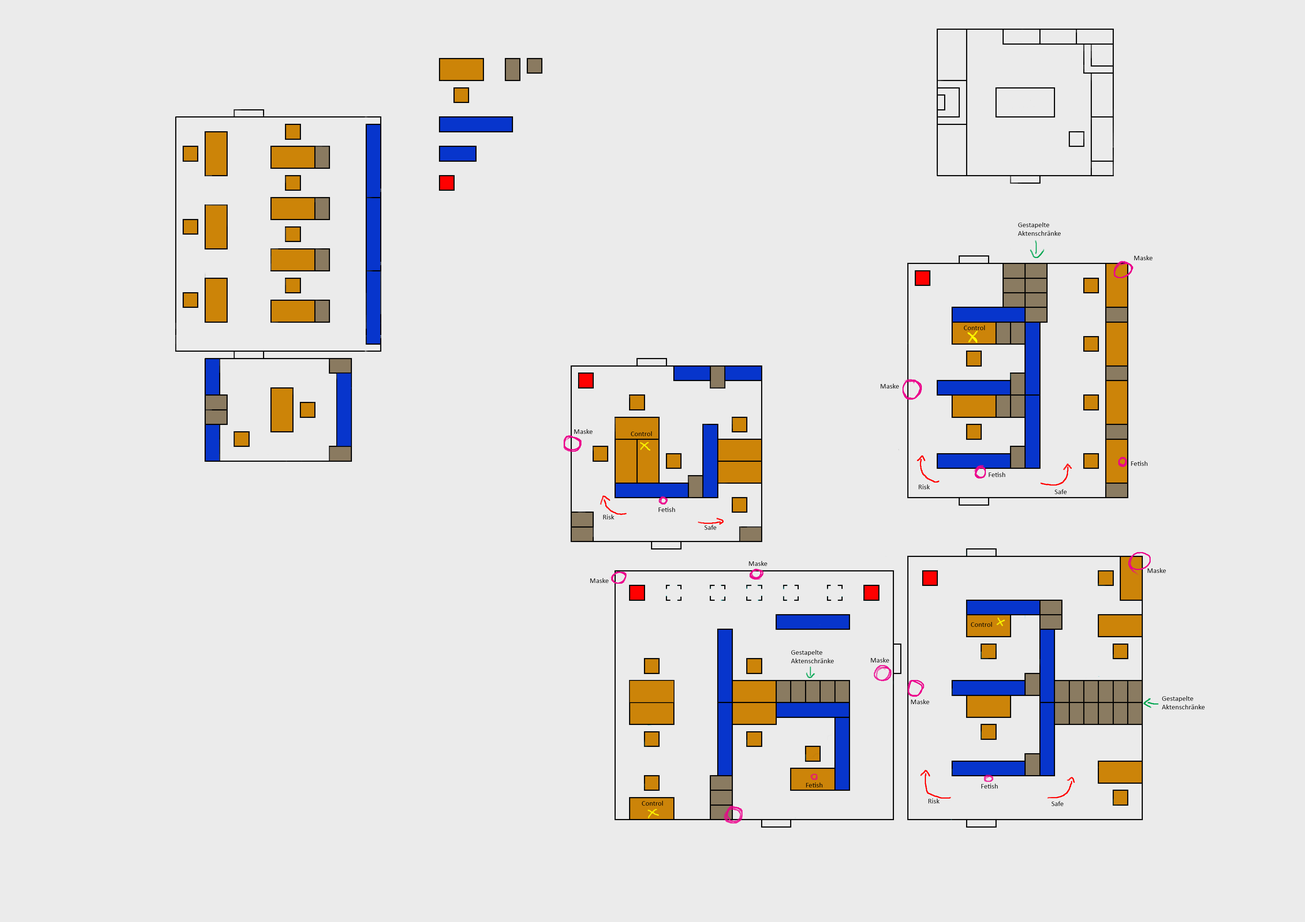
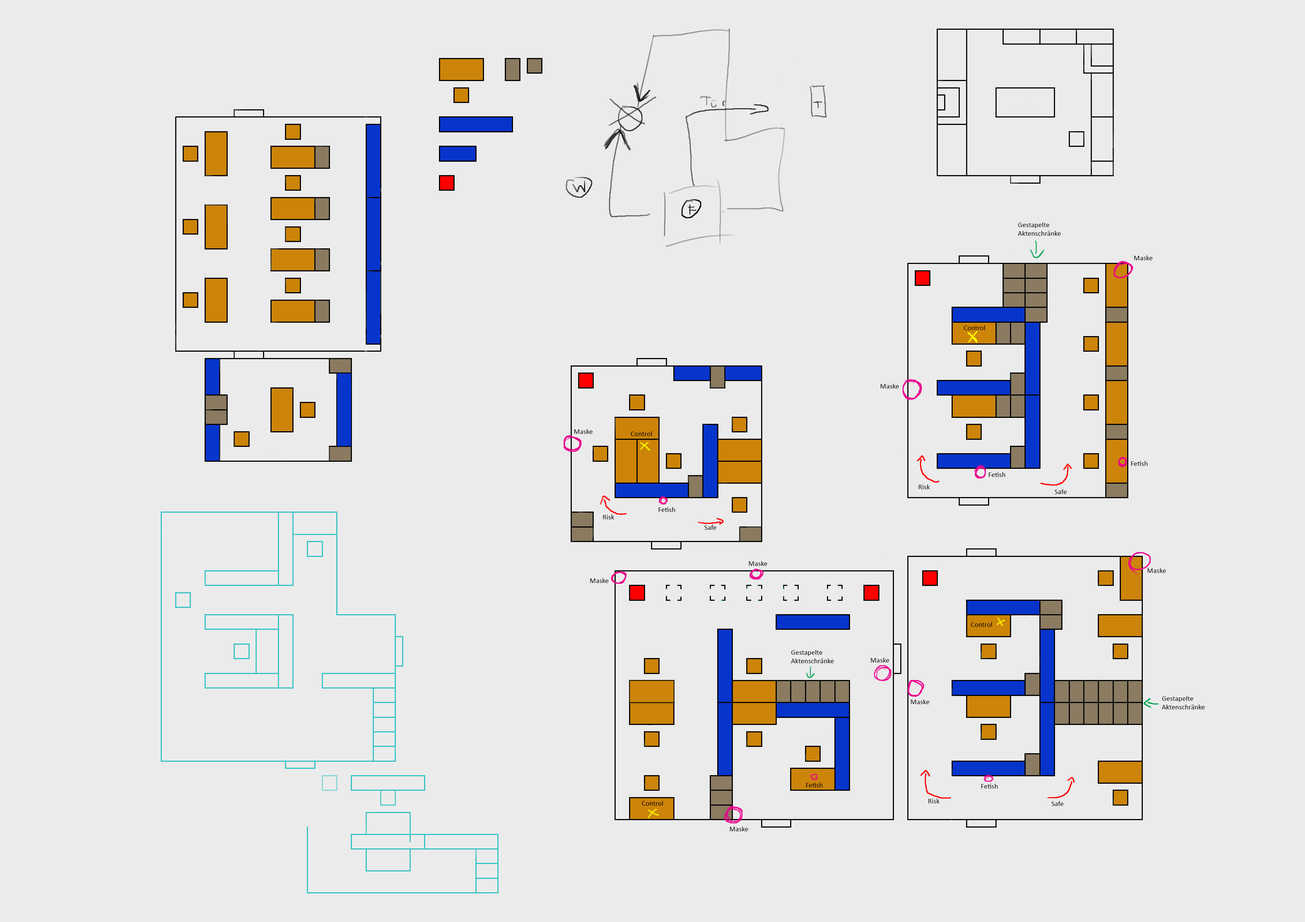
Layers edited between the first and the second 1305×922 image:
added layer "Maske" (1st of 9, in "Beschriftung") in group "Beschriftung" over [729, 826, 748, 832]
painted on "Vorzeichnung" over [160, 28, 827, 894]
